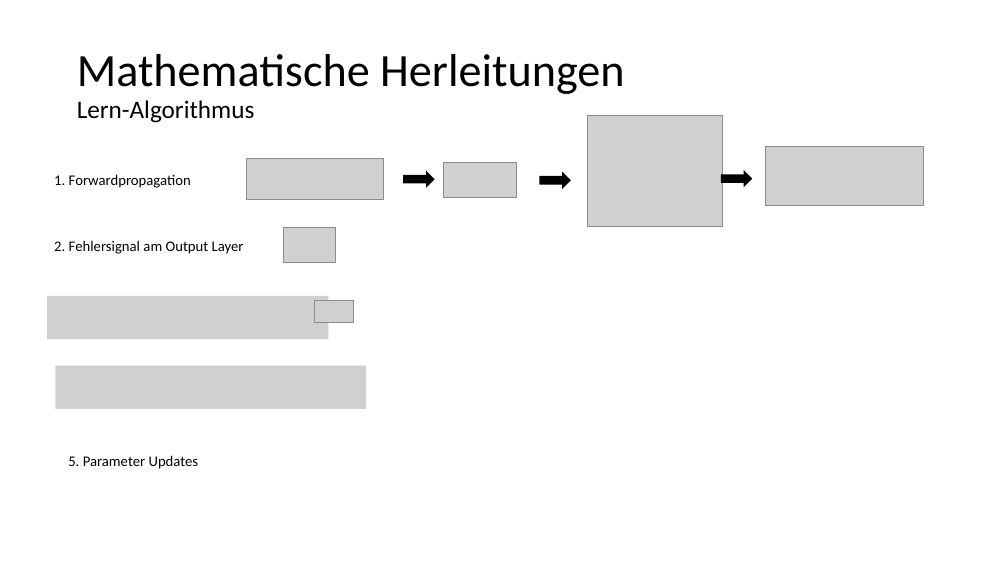
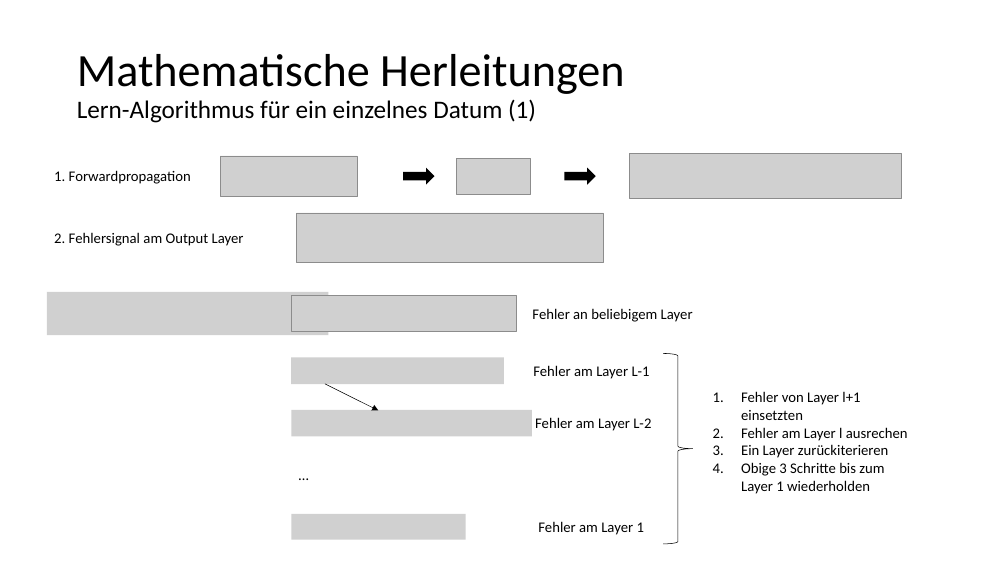
Before and after one commit to kevinsuedmersen/neural_networks_from_scratch, a slide deck: slide 17 of theory/submission/result_presentation.pptx. Drawn at 1008x567 pixels with LibreOffice and Linux fonts; fonts in the diff are those of the drawing; grey boxes stand for pictures. Boxes give left, top, right and bottom in pixels: in the first picture for what was removed or moved away, otherwise in the second. Text is boxed around its words. In the diff, an @@ line names an element or a change of style, - is before the commit and + after.

Commit message:
Explained learning algorithm

```diff
--- a/theory/submission/result_presentation.pptx
+++ b/theory/submission/result_presentation.pptx
@@ title at <box>77,54,624,123</box>: text changed; size 44 to 24 pt @@
-Mathematische Herleitungen
-Lern-Algorithmus
+Mathematische Herleitungen
+Lern-Algorithmus für ein einzelnes Datum (1)
@@ picture removed at <box>588,115,723,226</box> @@
@@ picture removed at <box>765,147,923,206</box> @@
@@ text "1. Forwardpropagation": place and size @@
-text "1. Forwardpropagation" at <box>54,174,191,188</box>
+text "1. Forwardpropagation" at <box>54,170,191,184</box>
@@ picture: place and size @@
-picture at <box>247,159,383,200</box>
+picture at <box>220,156,357,196</box>
@@ picture: place and size @@
-picture at <box>444,163,517,197</box>
+picture at <box>456,158,530,194</box>
@@ right arrow: place and size @@
-right arrow at <box>540,172,572,189</box>
+right arrow at <box>565,168,597,185</box>
@@ picture added at <box>630,154,902,198</box> @@
@@ right arrow removed at <box>721,170,753,188</box> @@
@@ text "2. Fehlersignal am Output Layer": place and size @@
-text "2. Fehlersignal am Output Layer" at <box>54,240,244,254</box>
+text "2. Fehlersignal am Output Layer" at <box>54,232,244,246</box>
@@ picture removed at <box>284,228,336,262</box> @@
@@ picture added at <box>297,213,604,263</box> @@
@@ picture: place and size @@
-picture at <box>47,296,328,339</box>
+picture at <box>47,292,328,335</box>
@@ picture added at <box>291,296,516,332</box> @@
@@ picture removed at <box>315,300,353,323</box> @@
@@ text added at <box>532,308,693,322</box>, 14 pt, text #000000 @@
+Fehler an beliebigem Layer
@@ picture added at <box>291,358,504,384</box> @@
@@ right brace added at <box>663,354,693,544</box>, outline #000000 0.5 pt @@
@@ picture removed at <box>55,366,366,409</box> @@
@@ arrow added from (325, 384) to (379, 411), #000000 0.5 pt @@
@@ text added at <box>533,365,650,379</box>, 14 pt, text #000000 @@
+Fehler am Layer L-1
@@ picture added at <box>291,410,532,436</box> @@
@@ text added at <box>535,417,651,431</box>, 14 pt, text #000000 @@
+Fehler am Layer L-2
@@ text added at <box>741,391,908,494</box>, 14 pt, text #000000 @@
+1. Fehler von Layer l+1 einsetzten
+2. Fehler am Layer l ausrechen
+3. Ein Layer zurückiterieren
+4. Obige 3 Schritte bis zum Layer 1 wiederholden
@@ text removed at <box>68,455,199,469</box> @@
-5. Parameter Updates
@@ text added at <box>291,463,320,488</box>, 14 pt, text #000000 @@
+…
@@ picture added at <box>291,514,466,540</box> @@
@@ text added at <box>538,521,644,535</box>, 14 pt, text #000000 @@
+Fehler am Layer 1
```
Also in this commit, not shown: 1 slide added.
